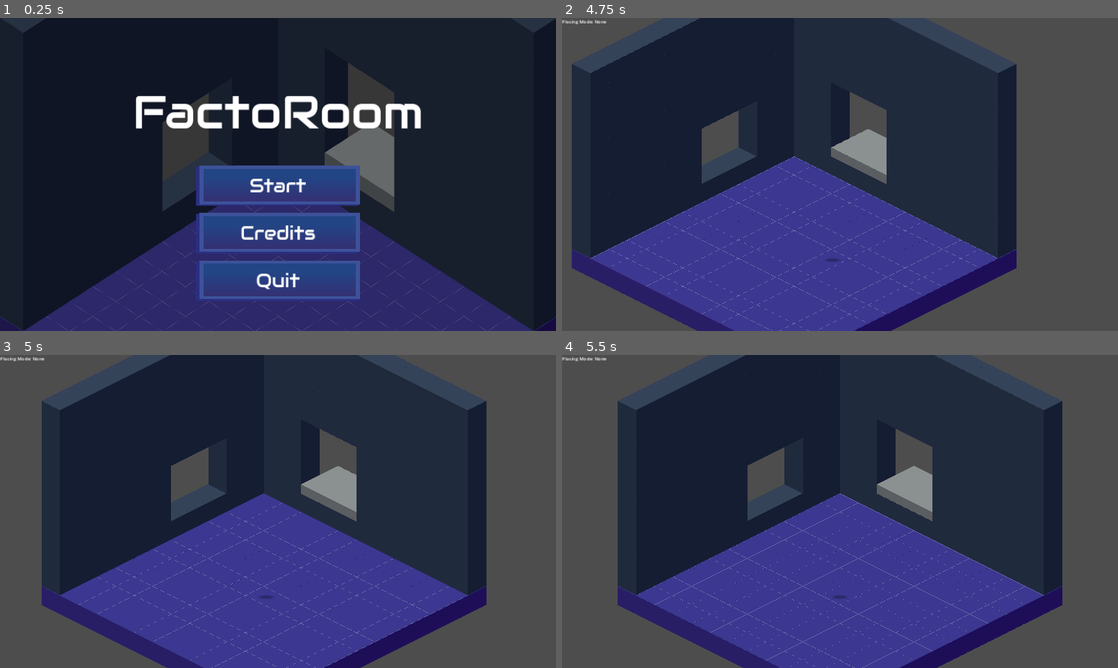
Above: before the commit, frames 1-4 (two rows, left to right).
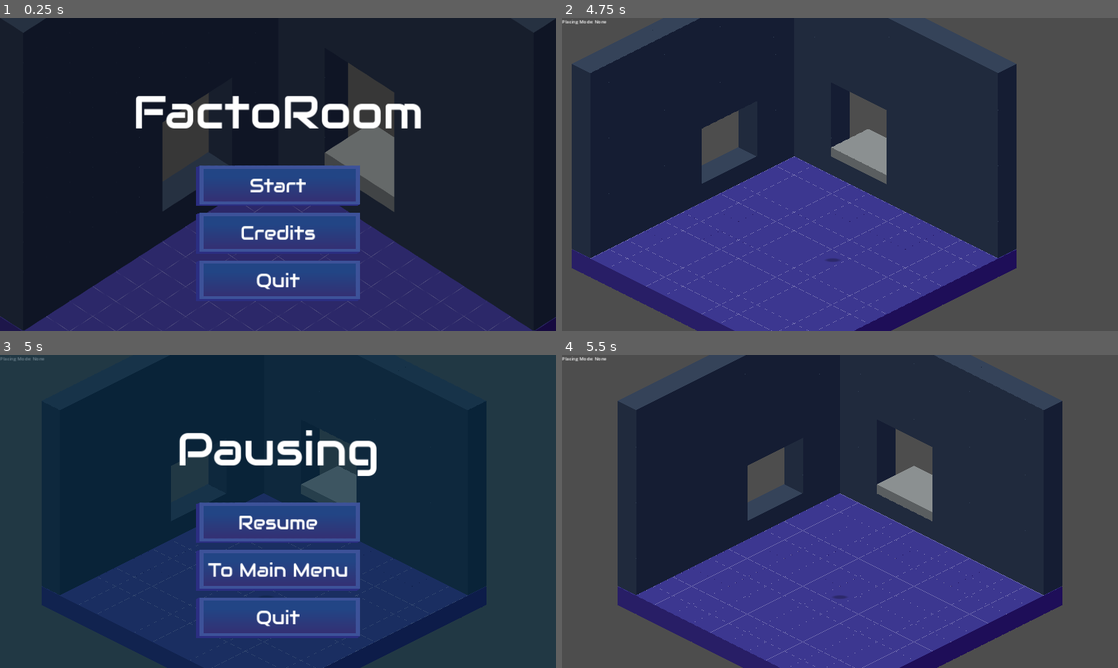
Above: after the commit, the same moments.

Repository: kaelynfmp/HearthLight
Game: Godot game, scene res://scenes/menu/main_menu.tscn
The game is run twice, just before and just after one commit, with the same random seed, the same clock (stepped at 60 frames per second) and the same inputs.
Inputs (mouse positions are in pixels of both pictures, inside the frame that each line leads up to):
- Up to frame 1 (0.25 s): no input
- Up to frame 2 (4.75 s): click "Start" at 0.5 s; tap Enter (ui_accept) at 1.25, 2, 2.75, 4.25, 4.52 s; drag from (617, 24) to (895, 105) at 1.27 s; drag from (917, 124) to (812, 237) at 2.02 s; move the mouse to (895, 105) at 2.77 s; hold D (move_right) 2.78-3.5 s; hold Shift (modifier) 2.78-3.5 s; drag from (812, 237) to (673, 127) at 3.52 s; move the mouse to (1006, 221) at 4.27 s; hold A (move_left) from 4.28 s (still down); hold Shift (modifier) from 4.28 s (still down)
- Up to frame 3 (5 s): keep holding A (move_left); keep holding Shift (modifier); tap Escape (toggle_pause, bound only after the commit) at 4.9 s
- Up to frame 4 (5.5 s): release A (move_left) at 5 s; release Shift (modifier) at 5 s; click (840, 524) at 5 s, where only the run after the commit has a clickable "Resume"

Frames 1-2 are identical in both runs. In frame 3, 54% of the frame differs, in the area x 0-100%, y 0-100%; in frame 4, nothing differs.

Commit message:
Added pause menu - no time pause right now

Diff:
--- a/project.godot
+++ b/project.godot
@@ -103,6 +103,11 @@
 "events": [Object(InputEventKey,"resource_local_to_scene":false,"resource_name":"","device":0,"window_id":0,"alt_presse …(189 unchanged characters)…
 ]
 }
+toggle_pause={
+"deadzone": 0.5,
+"events": [Object(InputEventKey,"resource_local_to_scene":false,"resource_name":"","device":-1,"window_id":0,"alt_pressed":false,"shift_pressed":false,"ctrl_pressed":false,"meta_pressed":false,"pressed":false,"keycode":0,"physical_keycode":4194305,"key_label":0,"unicode":0,"location":0,"echo":false,"script":null)
+]
+}
 
 [rendering]
 
--- a/scenes/room.tscn
+++ b/scenes/room.tscn
@@ -8,6 +8,7 @@
 [ext_resource type="PackedScene" uid="uid://ooc6jx4dihku" path="res://scenes/marker.tscn" id="4_mnrrm"]
 [ext_resource type="Resource" uid="uid://b1gb7sbupakg4" path="res://resources/character/inventory.tres" id="6_kcpka"]
 [ext_resource type="PackedScene" uid="uid://bpie3rt8qmyxr" path="res://scenes/hud.tscn" id="8_s1rlv"]
+[ext_resource type="PackedScene" uid="uid://biflar31oita2" path="res://scenes/menu/pause_menu.tscn" id="9_abqaq"]
 
 [node name="Room" type="Node"]
 
@@ -141,3 +142,6 @@
 metadata/_edit_lock_ = true
 
 [node name="HUD" parent="." instance=ExtResource("8_s1rlv")]
+
+[node name="PauseMenu" parent="HUD" instance=ExtResource("9_abqaq")]
+visible = false
--- a/scripts/gamemanager.gd
+++ b/scripts/gamemanager.gd
@@ -2,6 +2,7 @@
 
 signal inventory_open_state_changed
 signal update_recipes
+signal pause_changed
 
 var inventory: bool = false:
 	set(value):
@@ -60,6 +61,8 @@
 	"gadgets": []
 }
 
+var pause: bool = false
+
 var recipes:Array[Recipe]
 
 func _ready() -> void:
@@ -72,6 +75,9 @@
 		change_inventory()
 	elif Input.is_action_just_pressed("toggle_placing_mode"):
 		is_placing_gadget = !is_placing_gadget
+	elif Input.is_action_just_pressed("toggle_pause"):
+		pause = !pause
+		pause_changed.emit()
 
 	# time tracking
 	current_time = Time.get_ticks_msec()
--- a/scripts/menus/pause_menu.gd
+++ b/scripts/menus/pause_menu.gd
@@ -1,14 +1,22 @@
 extends Control
 
+signal is_paused
+
+var is_displayed = false
 
 # Called when the node enters the scene tree for the first time.
 func _ready() -> void:
+	GameManager.pause_changed.connect(_display)
 	pass # Replace with function body.
 
 
 # Called every frame. 'delta' is the elapsed time since the previous frame.
 func _process(delta: float) -> void:
-	pass
+	visible = is_displayed
+
+func _display() -> void:
+	print("Changed")
+	is_displayed = !is_displayed
 
 
 func _on_to_main_menu_pressed() -> void:
@@ -20,4 +28,4 @@
 
 
 func _on_resume_pressed() -> void:
-	pass # Replace with function body.
+	is_displayed = false
Not shown: 1 places in scenes/menu/pause_menu.tscn that only renumber resources
Not shown: 1 places in scenes/room.tscn that only renumber resources
